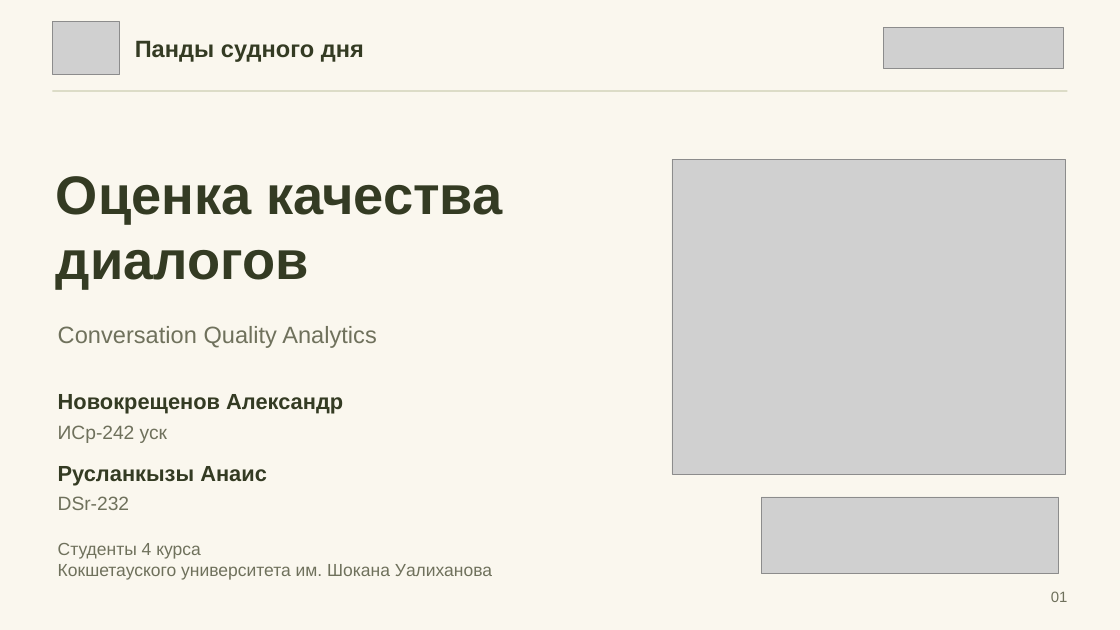
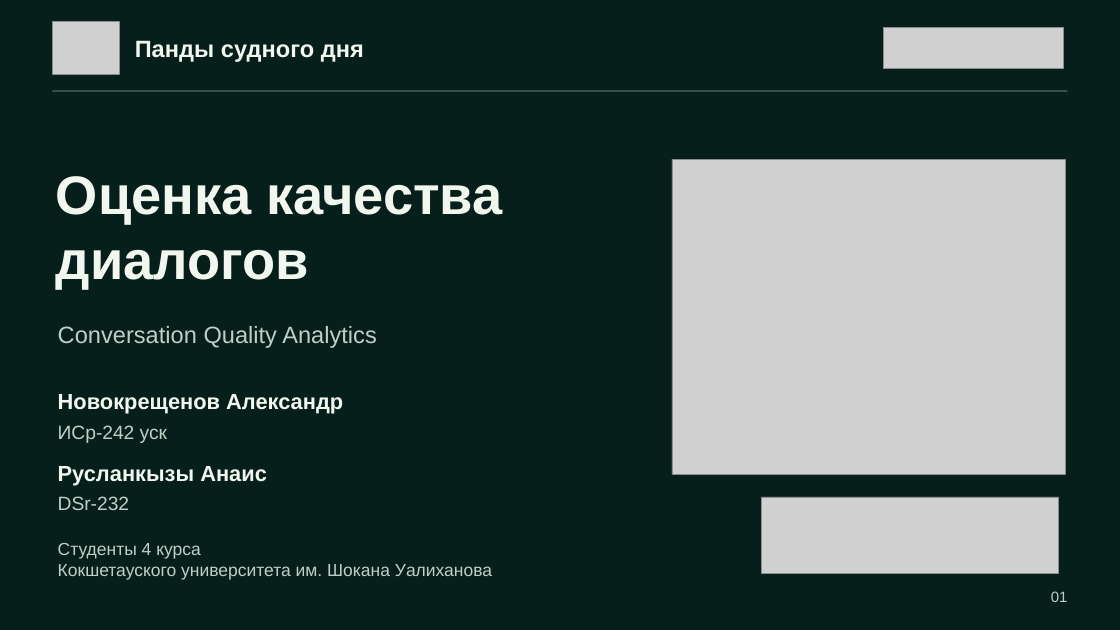
Before and after one commit to Aleks-48/panda-sudnogo-dnya., a slide deck: slide 1 of Анаис/presentation/Pandy_sudnogo_dnya_CQA.pptx. Drawn at 1120x630 pixels with LibreOffice and Linux fonts; fonts in the diff are those of the drawing; grey boxes stand for pictures. Boxes give left, top, right and bottom in pixels: in the first picture for what was removed or moved away, otherwise in the second. Text is boxed around its words. In the diff, an @@ line names an element or a change of style, - is before the commit and + after.

```diff
--- a/Анаис/presentation/Pandy_sudnogo_dnya_CQA.pptx
+++ b/Анаис/presentation/Pandy_sudnogo_dnya_CQA.pptx
@@ background #FAF7EE to #071F1B @@
@@ rectangle at <box>52,90,1067,92</box>: fill #DCDCC7 to #345448 @@
@@ text colour #343B23 to #F1F7EF in 4 elements at <box>135,40,364,62</box>, <box>56,176,503,289</box>, <box>58,394,343,414</box>, <box>58,466,267,485</box> @@
@@ text colour #6F715C to #BDD0C5 in 5 elements at <box>1051,591,1068,602</box>, <box>58,326,376,348</box>, <box>58,425,167,443</box>, <box>58,496,129,510</box>, <box>58,543,492,580</box> @@
```
Also in this commit, not shown: 4 other slides changed, 3 slides removed, 39 other files.
